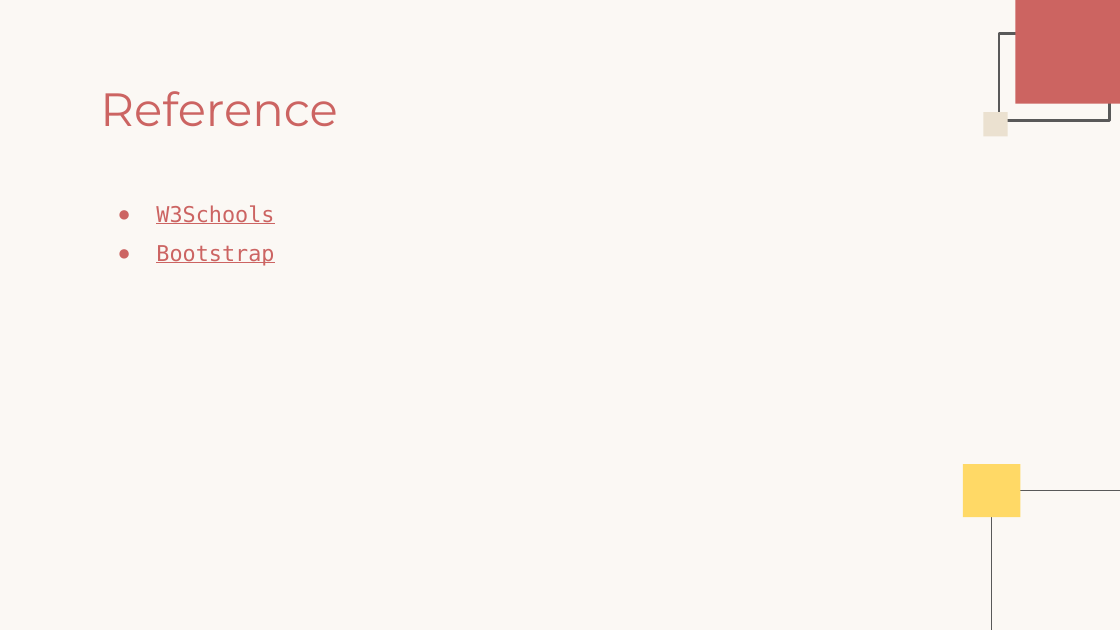
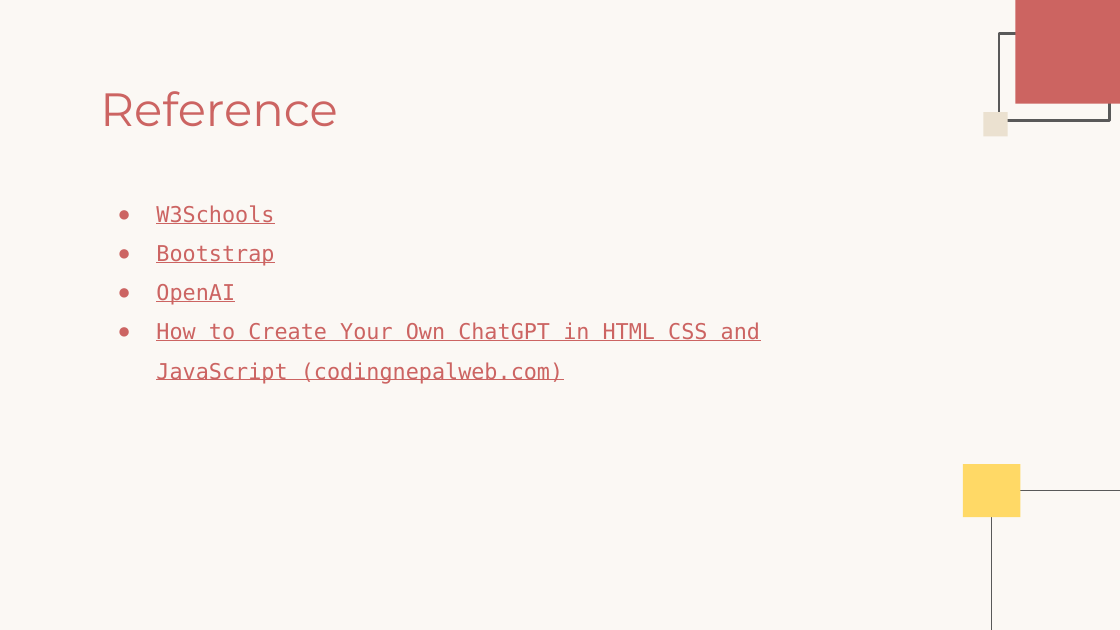
Before and after one commit to zy881217t/HCI2023-Web2, a slide deck: slide 15 of Web2.pptx (slide 14 before the commit). Drawn at 1120x630 pixels with LibreOffice and Linux fonts; fonts in the diff are those of the drawing. Boxes give left, top, right and bottom in pixels: in the first picture for what was removed or moved away, otherwise in the second. Text is boxed around its words. In the diff, an @@ line names an element or a change of style, - is before the commit and + after.

```diff
--- a/Web2.pptx
+++ b/Web2.pptx
@@ text at (156, 284, 760, 384): paragraphs added @@
+● OpenAI
+● How to Create Your Own ChatGPT in HTML CSS and JavaScript (codingnepalweb.com)
```
Also in this commit, not shown: 2 slides added, 1 slide removed.
